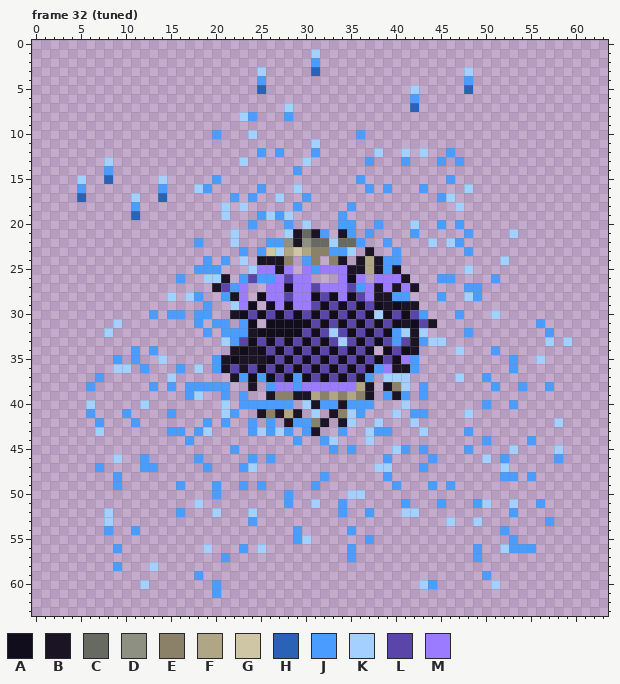
Pixel-art file: tools/art/creatures/rill_arquetipo/rill_arquetipo.aseprite. That is the earlier state.
64x64 pixels, 34 frames. Shown: frame 32 (tuned). The commit also changed other frames, which this record leaves out.
Visible layers, top first: "glow", "leds", "corpo".
Palette (. is transparent): A #120d1c  B #1a1424  C #676a60  D #8e9082  E #8a8168  F #b0a685  G #cfc6a6  H #2a62b8  J #4a9cff  K #a4d0ff  L #5a45a8  M #9b7bff
Pixels before, frame 32 (tuned) (only the part around the change), first column x 9:
16 .....J...KJ.....J...K.......J.J...J....K
17 ..K..H.......J.J..K..J..............JK..
18 ..J.........K.K.....J.....J...........K.
19 ..H.........K...JKJK.....J..............
20 ...............J...J.K...JJ..J...K..J.J.
21 .............K.....KBCBJ.BJ.J....J.....J
22 .........J...K...JJDBDCCKCCJ..J....K.KJ.
23 ..............J.JGKFGFEEJJK.B..J.......J
24 ..........J.J.K.BBBE.JE.EB.BFBJJ........
25 .........JJJ...KMMBM.MJMMMBBFBJB.......K
26 .......J..KKB.JLJJMLMM...MAM.MMMB...JJ..
27 ...........BLJM..MMAMMLMMMLJMBMBMB.....J
28 ......K.KJ..JBM.AMMLMMALAMALMBBJJ...J..K
29 ..........J..KMA.AMAMMLALALALABABB......
30 ....J.JJ.JJ..BALALALALALALALAKALALJ...J.
31 K........J.JJ.JA.AAAAALALALALALABALB....
32 ..........J.JJJBAAAAALALKLALALAJKBK....J
33 ............KJLALALALALALKLALALJLBJKK...
34 ..J.J........BABALALALALALALA.ALAB....K.
35 J.J..K.....JBABBBALALALALALALALAMJ......
36 KK.J...J.K.JBLBLALALALALALALAJMBBJ......
37 ......K......BJAJALAJALALALBJ.KKK.....K.
38 ....J.J.JJJJJ..B.JMMJMMMMMMFB.BEK.J.....
39 ........JK..J.J..BEEBBFEFEFEB.JBJ.J.....
40 ...K........K.JJJJJJ.KBJJBJJJ...K.......
41 .J....J.....KJ..BEBFB.K.BEKJ...K.JJ....K
42 ..J.......J.J..J.J.BJJEB.BK..K...K......
43 ......JJ.JK....JKJKJ.JB..J..KJJ...K....J
44 ........J...........J..JK...K...........
45 .............J..........J.J....KJ.J....J
46 K..J.....J.....J.J............J....J....
47 ...JJ.....J...JK.............KK...J.....
Once edited:
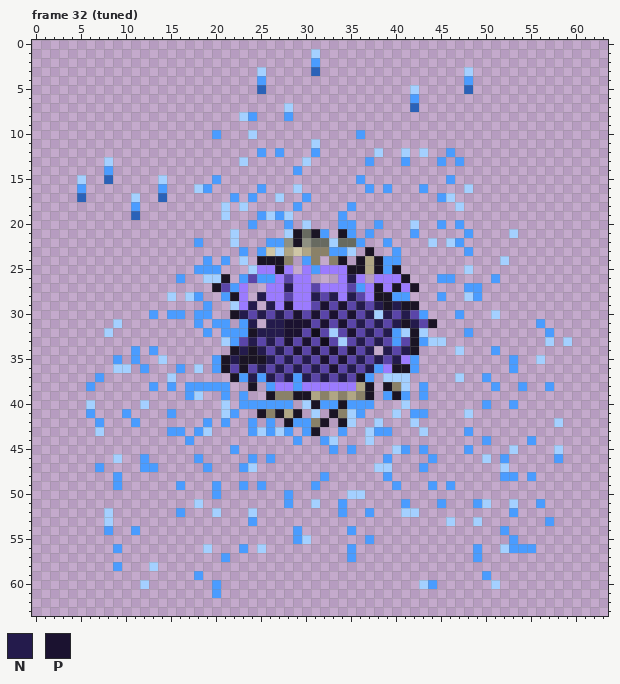
Colours new in this view: N #241b4c  P #1b1230
Difference:
Frame 32 (tuned), layer "corpo":
The edit turns colour A into colour N in row 26 at x 35; in row 27 at x 28; in row 28 at x 25, 31, 33 and 35; in row 29 at x 24, 26, 36, 38 and 40; in row 30 at x 23, 25, 27, 37, 39 and 41; in row 31 at x 24, 26 to 27, 36, 38, 40 and 42.
The edit turns colour A into colour N in row 32 at x 25 to 27, 37 and 39; in row 33 at x 24, 26, 36 and 38; in row 34 at x 23, 25, 27, 37, 39 and 41; in row 35 at x 22, 26, 28, 30, 36, 38 and 40; in row 36 at x 25, 27, 29, 31, 35 and 37; in row 37 at x 24, 26, 28, 30, 32 and 34.
The edit turns colour A into colour P in row 29 at x 28, 32 and 34; in row 30 at x 29, 31, 33 and 35; in row 31 at x 28 to 30, 32 and 34; in row 32 at x 28 to 29 and 35; in row 33 at x 28 and 30; in row 34 at x 29, 31, 33 and 35.
The edit turns colour A into colour P in row 35 at x 32 and 34; in row 36 at x 33.
Boxes around the changes in both pictures, in picture pixels (x1, y1, x2, y2):
changed: (230, 274, 419, 382)
